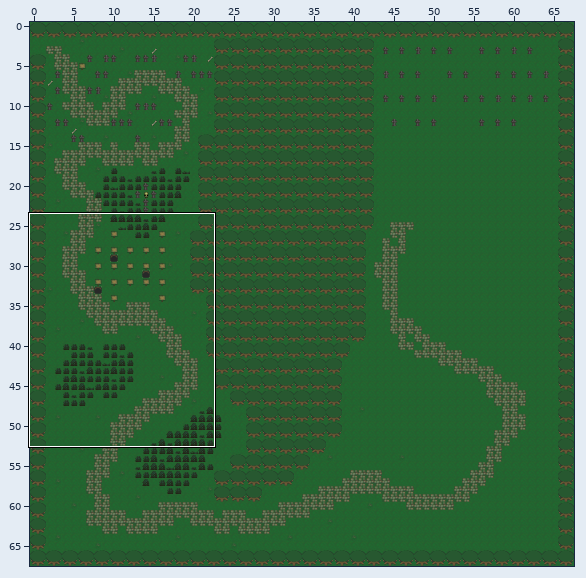
Two versions of a level (Tiled map, core/assets/data/maps/graveyard_battle.tmx). The first picture is a wide view before the edit; the outline marks the close-up.
Close-up. As it was:
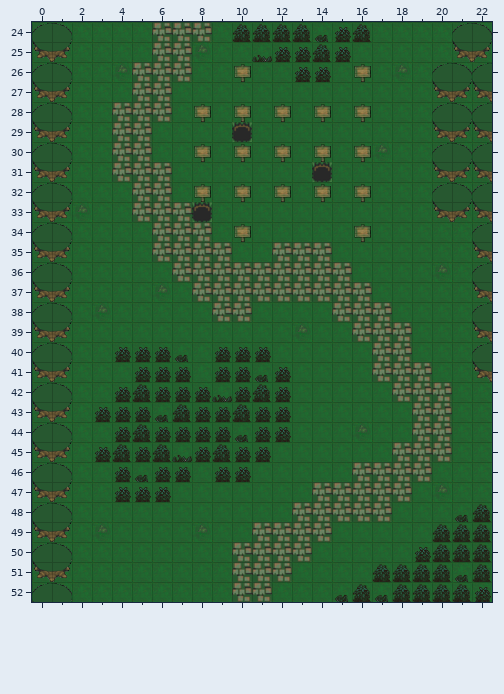
Cells are 32x32 px. Shown: x 0..22, y 24..52. The commit also changed other parts of the map, which this record leaves out.
And afterwards:
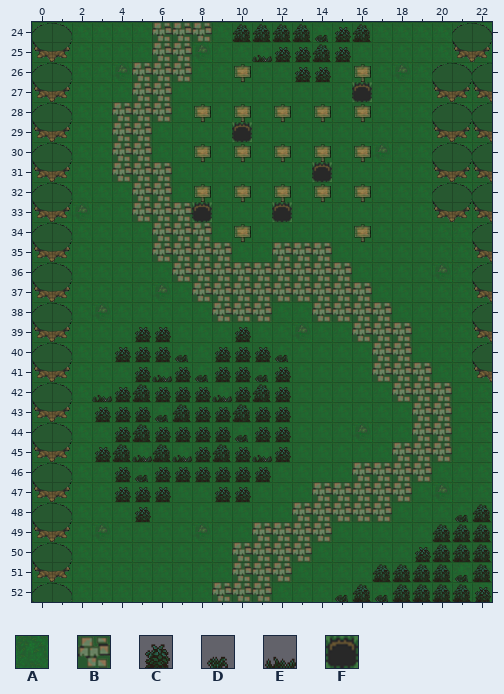
Key: from "graveyard": A 3, B 7, C 10, D 13, E 14, F 18.
_ is an empty cell.
What changed:
Layer "Hintergrund":
The edit turns tile A into tile B in row 38 at x 11 and 14; in row 52 at x 9.
The edit turns tile A into tile F in row 27 at x 16; in row 33 at x 12.
Layer "Dekoration":
There is now tile C in row 39 at x 5 to 6 and 10; in row 45 at x 12; in row 46 at x 8 and 11; in row 47 at x 9 to 10; in row 48 at x 5.
There is now tile D in row 40 at x 12; in row 41 at x 8.
The edit turns tile C into tile E in row 41 at x 6; in row 45 at x 5 and 11.
There is now tile E in row 42 at x 3.
